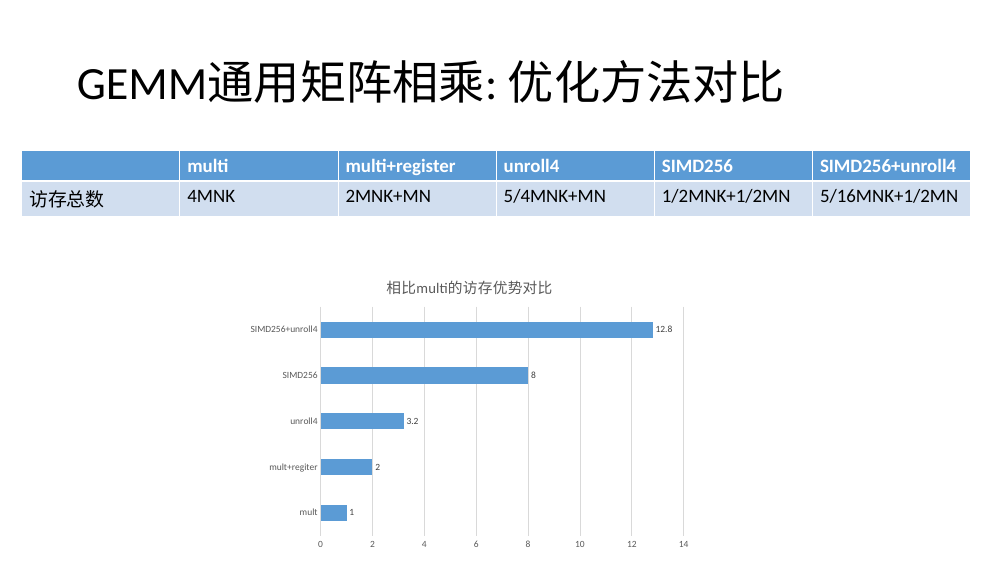
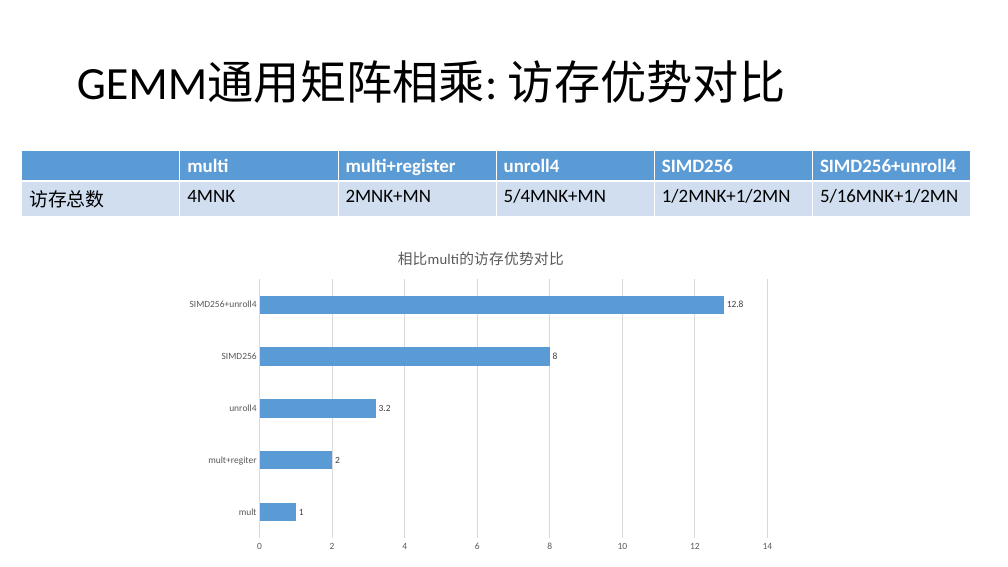
Before and after one commit to LeonJinC/Fast-Convolution-with-SIMD-and-GEMM, a slide deck: slide 22 of 结合SIMD和GEMM的快速卷积及其在高斯模糊中的应用.pptx (slide 20 before the commit). Drawn at 1008x567 pixels with LibreOffice and Linux fonts; fonts in the diff are those of the drawing. Boxes give left, top, right and bottom in pixels: in the first picture for what was removed or moved away, otherwise in the second. Text is boxed around its words. In the diff, an @@ line names an element or a change of style, - is before the commit and + after.

```diff
--- a/结合SIMD和GEMM的快速卷积及其在高斯模糊中的应用.pptx
+++ b/结合SIMD和GEMM的快速卷积及其在高斯模糊中的应用.pptx
@@ title at [77,60,785,103]: text changed @@
-GEMM通用矩阵相乘: 优化方法对比
+GEMM通用矩阵相乘: 访存优势对比
@@ bar chart: place and size @@
-bar chart at [241,262,698,556]
+bar chart at [178,233,785,559]
```
Also in this commit, not shown: 21 other slides changed, 4 slides added, 1 slide removed, 2 other files.
